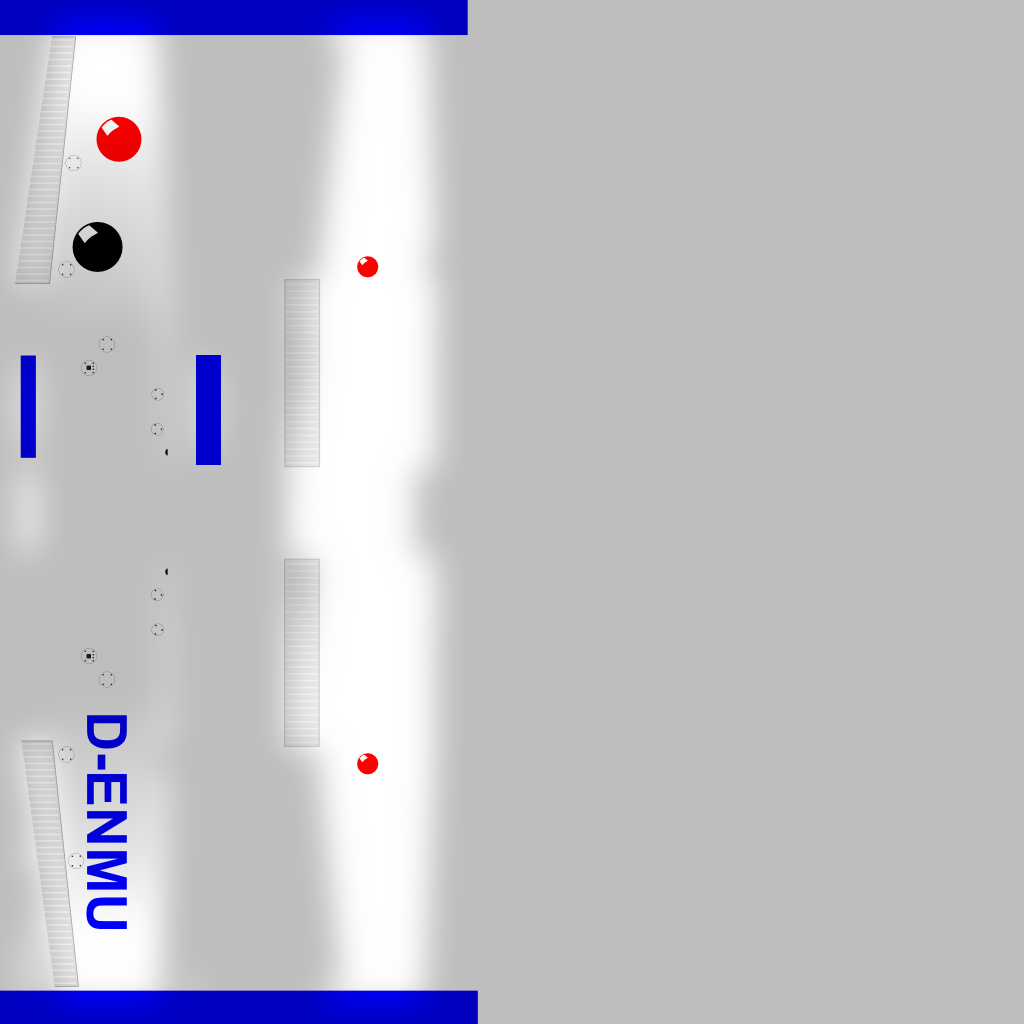
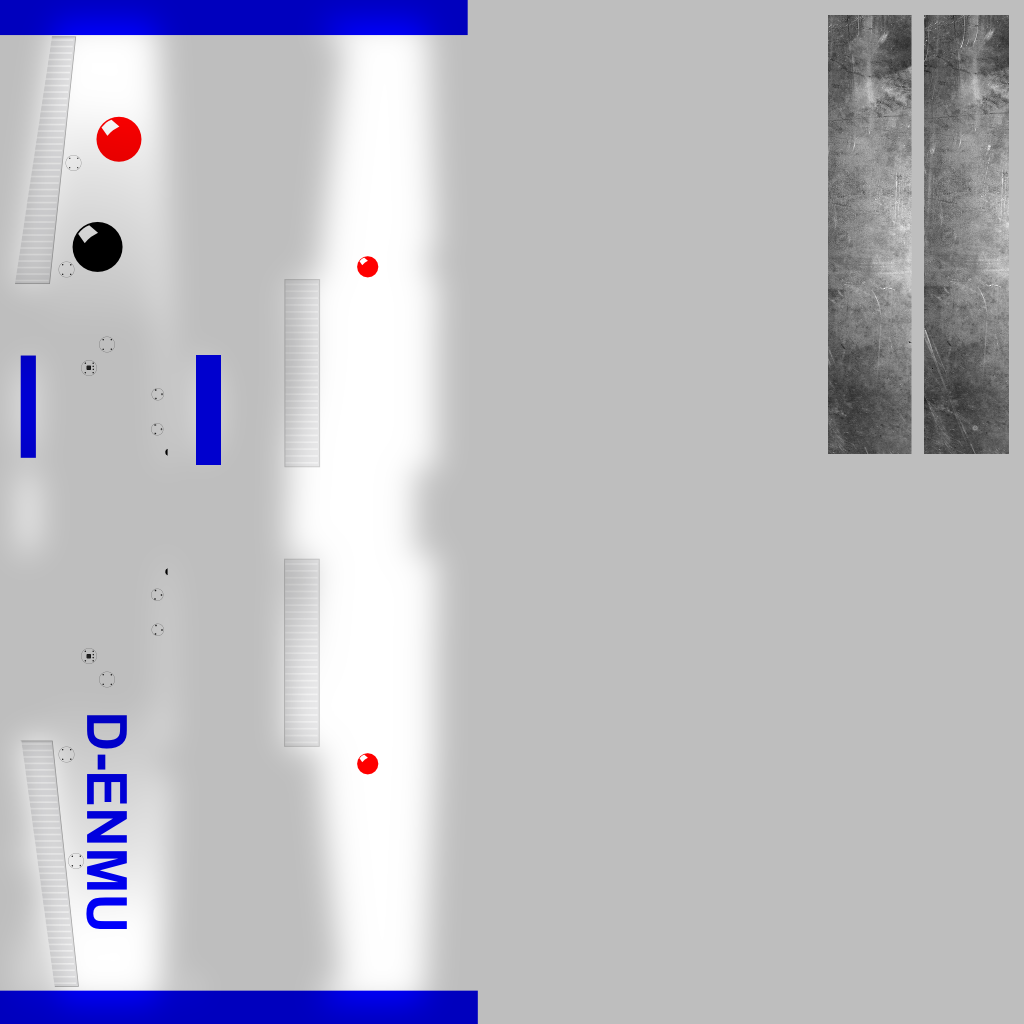
Layers edited between the first and the second 1024×1024 image:
added layer "Clipboard #3" above "Clipboard #2" over box(828, 15, 1009, 454)
